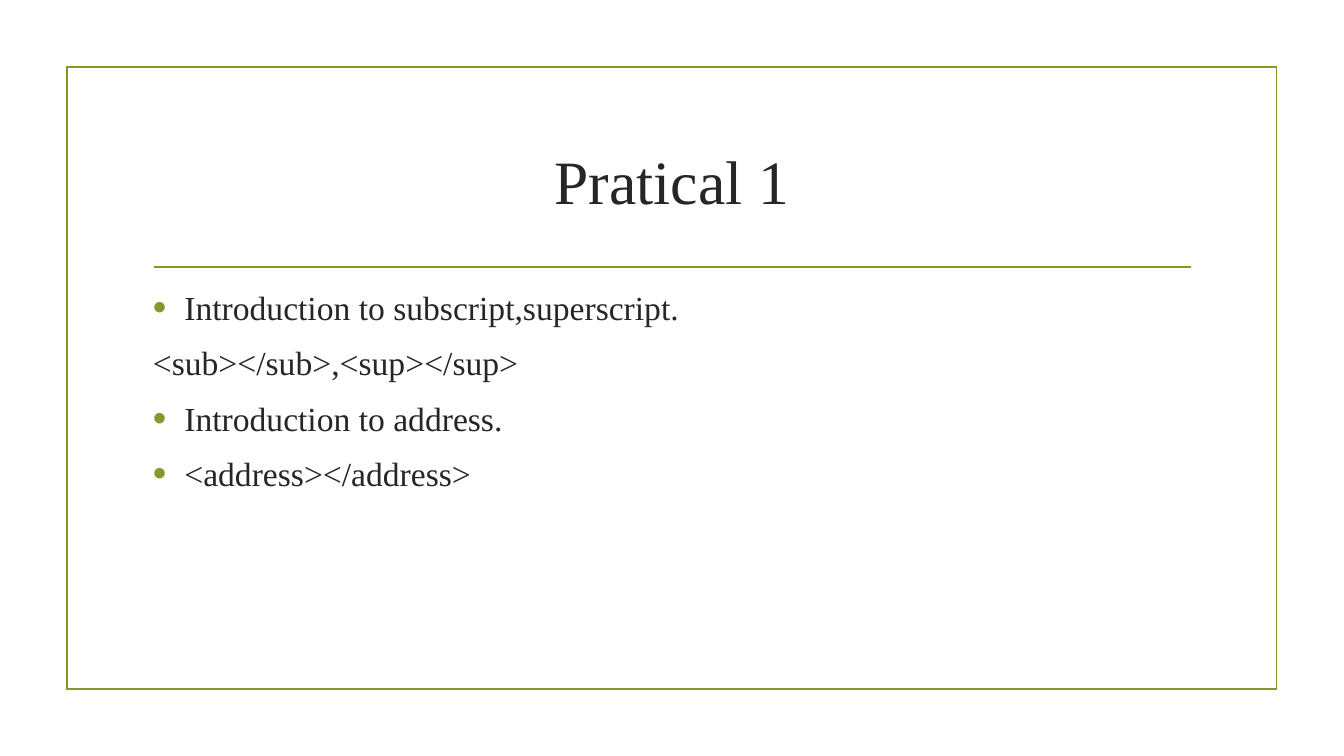
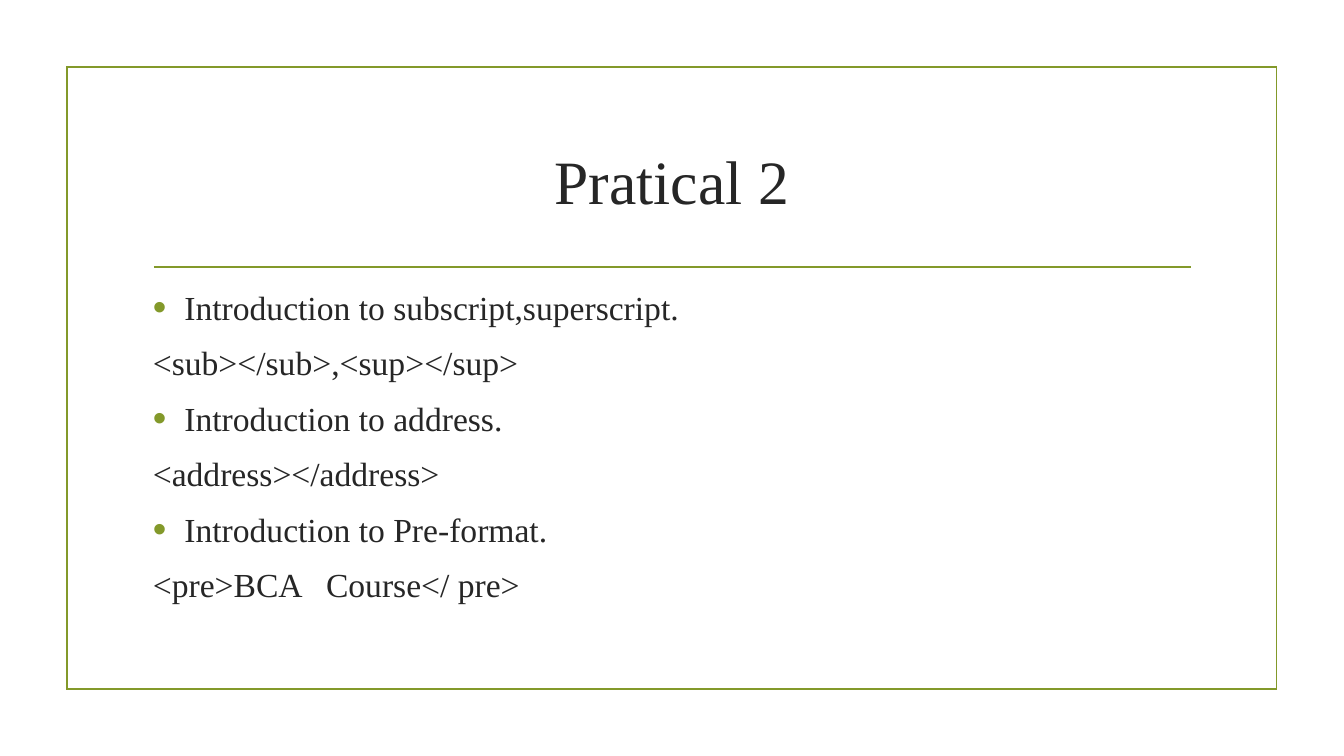
Before and after one commit to sagarshrestha81/FED, a slide deck: slide 15 of HTML.pptx. Drawn at 1344x756 pixels with LibreOffice and Linux fonts; fonts in the diff are those of the drawing; background and template pictures are left out. Boxes give left, top, right and bottom in pixels: in the first picture for what was removed or moved away, otherwise in the second. Text is boxed around its words. In the diff, an @@ line names an element or a change of style, - is before the commit and + after.

```diff
--- a/HTML.pptx
+++ b/HTML.pptx
@@ title at (555, 161, 789, 205): text changed @@
-Pratical 1
+Pratical 2
@@ text at (153, 462, 440, 487): bullet • to none @@
@@ text at (153, 518, 547, 604): paragraphs added @@
+• Introduction to Pre-format.
+<pre>BCA Course</ pre>
```
Also in this commit, not shown: 2 other slides changed, 7 slides added, 2 other files.
